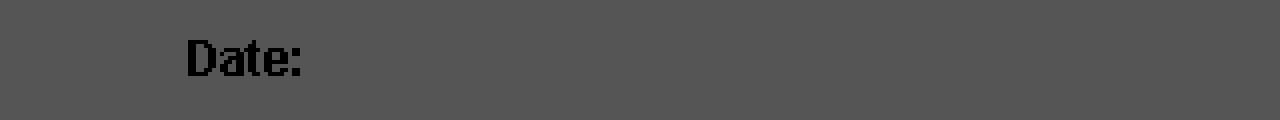
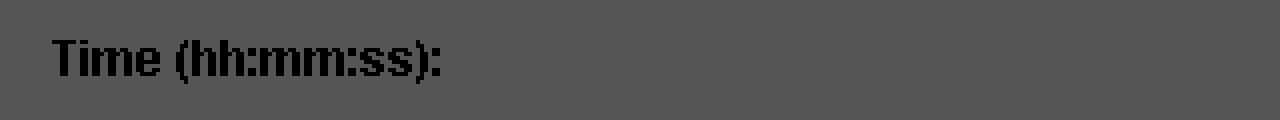
Layers edited between the first and the second 1280px x 120px image:
renamed "Date:" to "Time (hh:mm:ss):", painted on it over [52, 40, 440, 84]
